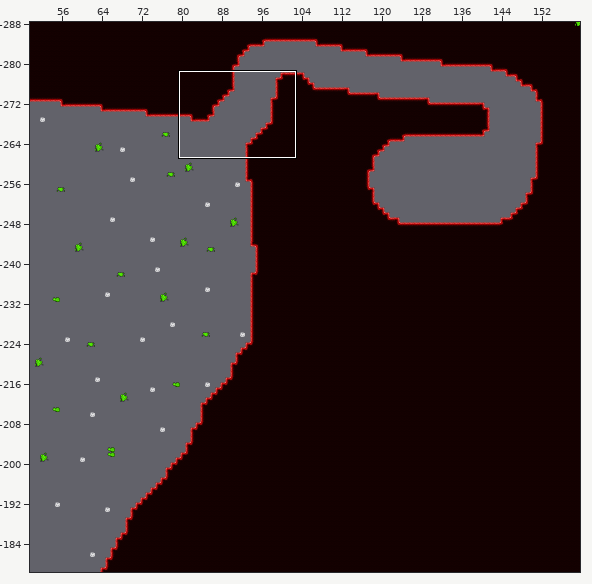
Two states of a Tiled map (JSON), src/assets/maps/sperm.json. The first picture is a wide view before the edit; the outline marks the close-up.
Close-up. Earlier state:
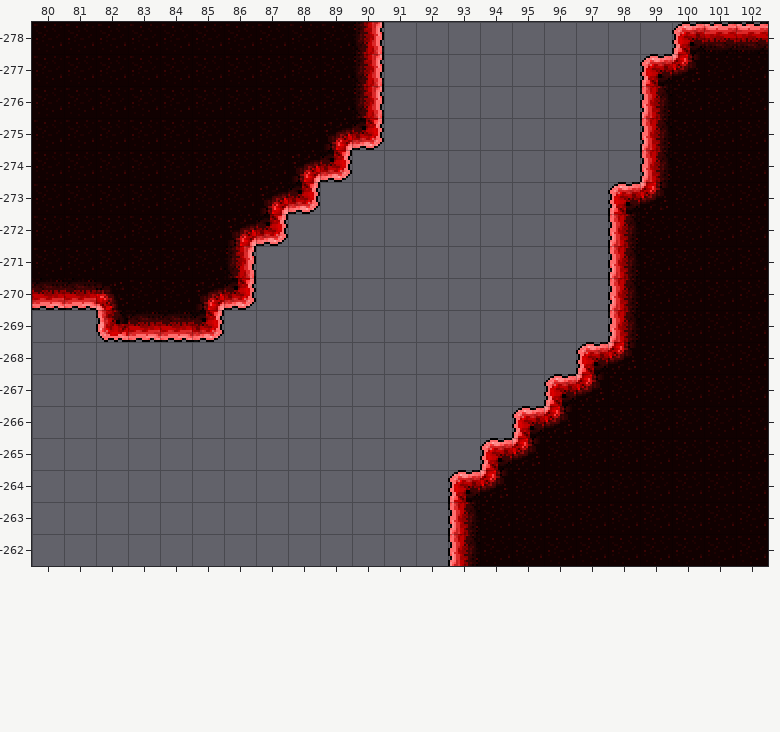
Cells are 16x16 px. Shown: x 80..102, y -278..-262. The commit also changed other parts of the map, which this record leaves out.
Once edited:
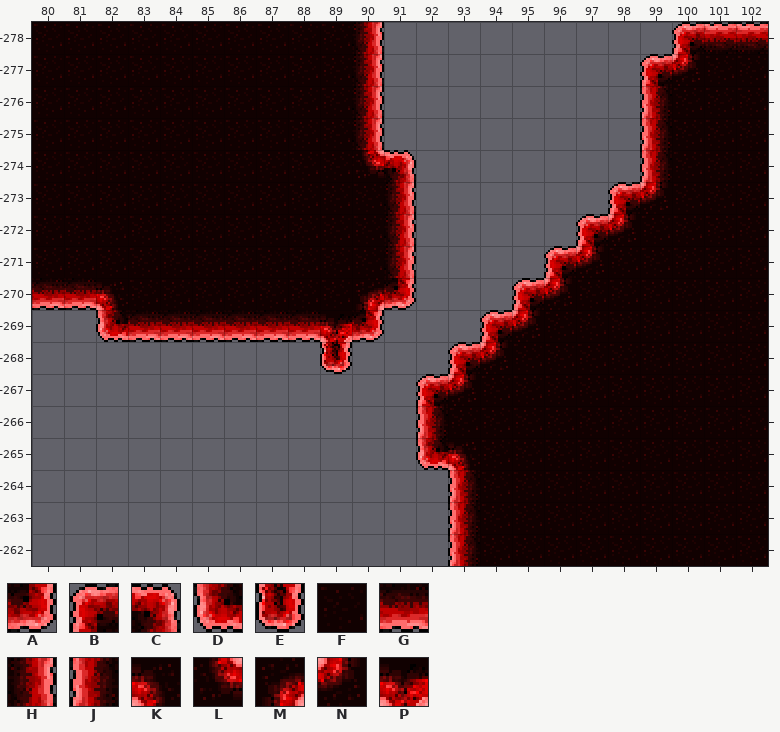
Key: from "organ": A 0, B 0 turned 180, C 0 turned 270, D 0 turned 90, E 1, F 2, G 4, H 4 turned 270, J 4 turned 90, K 5, L 5 turned 180, M 5 turned 270, N 5 turned 90, P 6.
_ is an empty cell.
What changed:
Layer "top":
y -275: x 89..90 MA -> FH
y -274: x 88..91 MA__ -> FFLC
y -273: x 87..91 MA___ -> FFFFH
y -272: x 86..91 MA____ -> FFFFFH; x 97..98 _J -> BN
y -271: x 86..91 H_____ -> FFFFFH; x 96..98 __J -> BNF
y -270: x 85..91 MA_____ -> FFFFFMA; x 95..98 ___J -> BNFF
y -269: x 85..90 A_____ -> GGGGPA; x 94..98 ____J -> BNFFF
y -268: x 89 _ -> E; x 93..98 ____BN -> BNFFFF
y -267: x 92..97 ____BN -> BNFFFF
y -266: x 92..96 ___BN -> JFFFF
y -265: x 92..95 __BN -> DKFF
y -264: x 93..94 BN -> JF
Boxes around the changes in both close-ups, in picture pixels (x1, y1, x2, y2):
changed: (192, 118, 416, 374)
changed: (416, 214, 640, 502)
